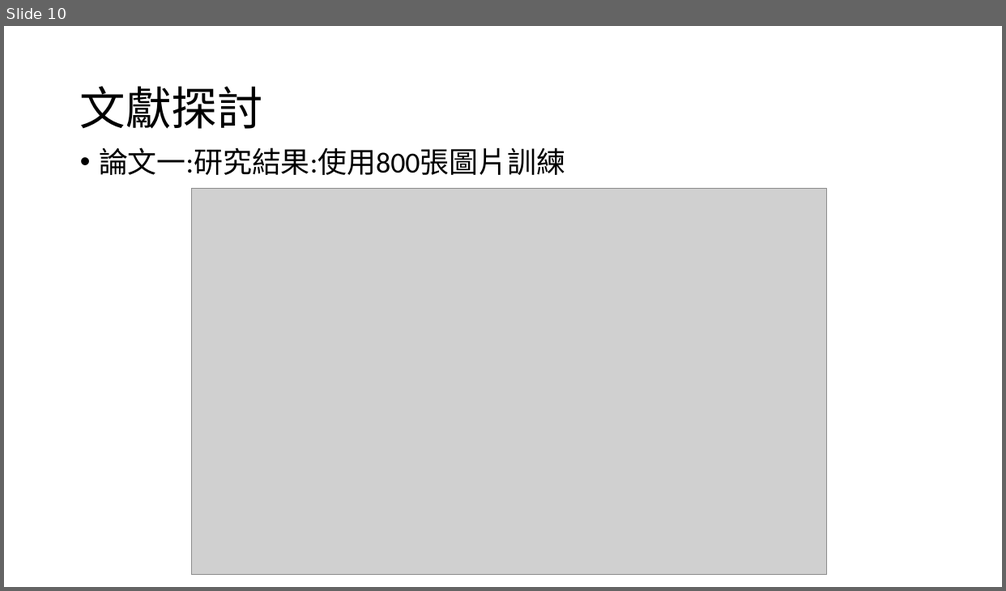
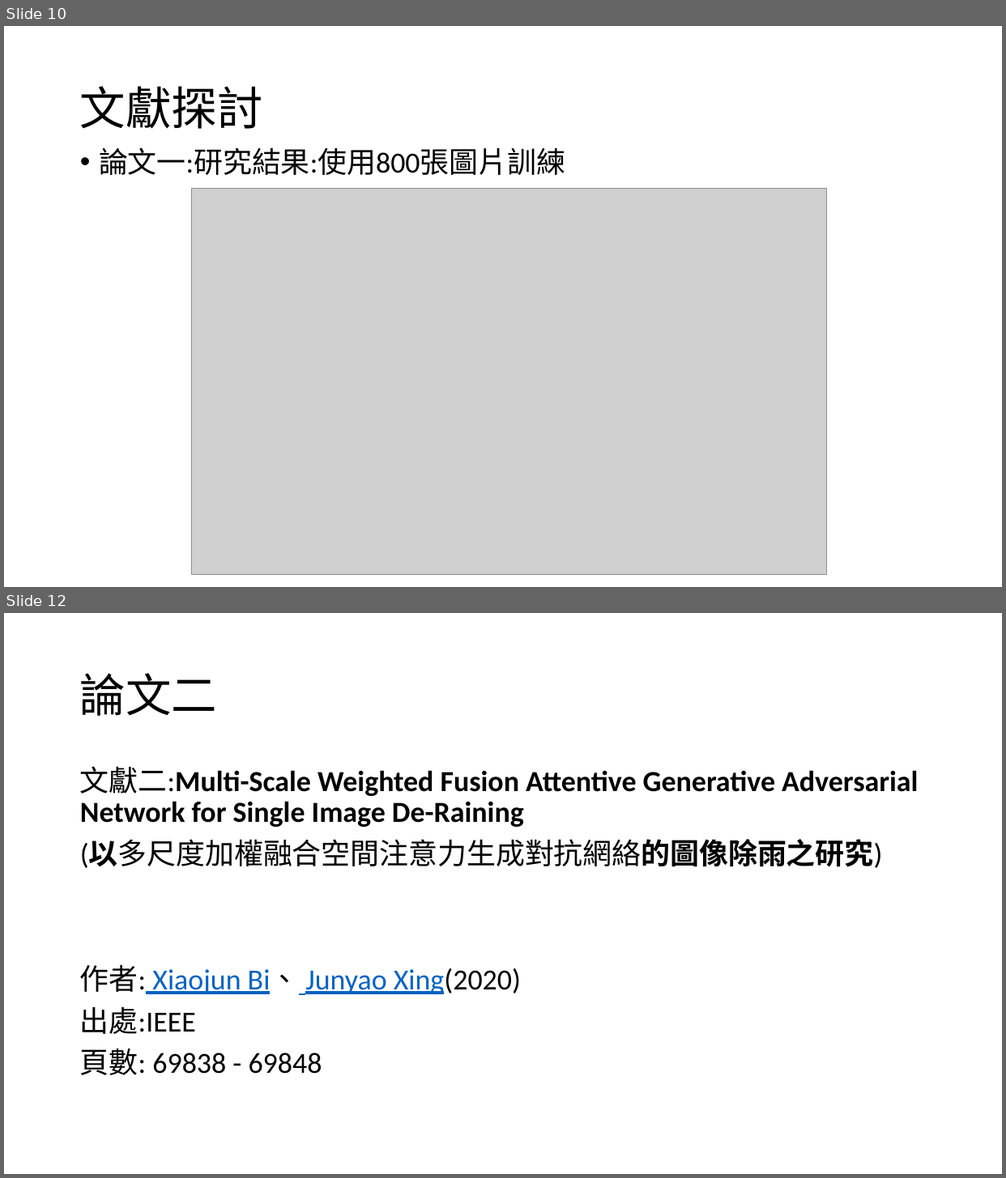
Before and after one commit to 10994015/paper, a slide deck: 論文/論文寫作.pptx. Shown one above the other, each under a label of ours: slide 10 before the commit, slides 10 and 12 after it; the slides between them are not shown. The pictures are 1006x591 and 1006x1178 pixels, drawn with LibreOffice and Linux fonts; fonts in the diff are those of the drawing; grey boxes stand for pictures. Boxes give left, top, right and bottom in pixels: in the first picture for what was removed or moved away, otherwise in the second. Text is boxed around its words. In the diff, an @@ line names an element or a change of style, - is before the commit and + after.

```diff
--- a/論文/論文寫作.pptx
+++ b/論文/論文寫作.pptx
@@ slide 12 added at (4, 613, 1002, 1174), background #FFFFFF @@
@@ title added at (80, 673, 217, 716), 44 pt, text #000000 @@
+論文二
@@ text added at (80, 766, 918, 1076), 28 pt, text #000000, bold @@
+文獻二:Multi-Scale Weighted Fusion Attentive Generative Adversarial Network for Single Image De-Raining
+(以多尺度加權融合空間注意力生成對抗網絡的圖像除雨之研究)
+作者: Xiaojun Bi、 Junyao Xing(2020)
+出處:IEEE
+頁數: 69838 - 69848
```
Also in this commit, not shown: 2 slides changed, 2 other slides added, 1 slide removed, 1 other file.
